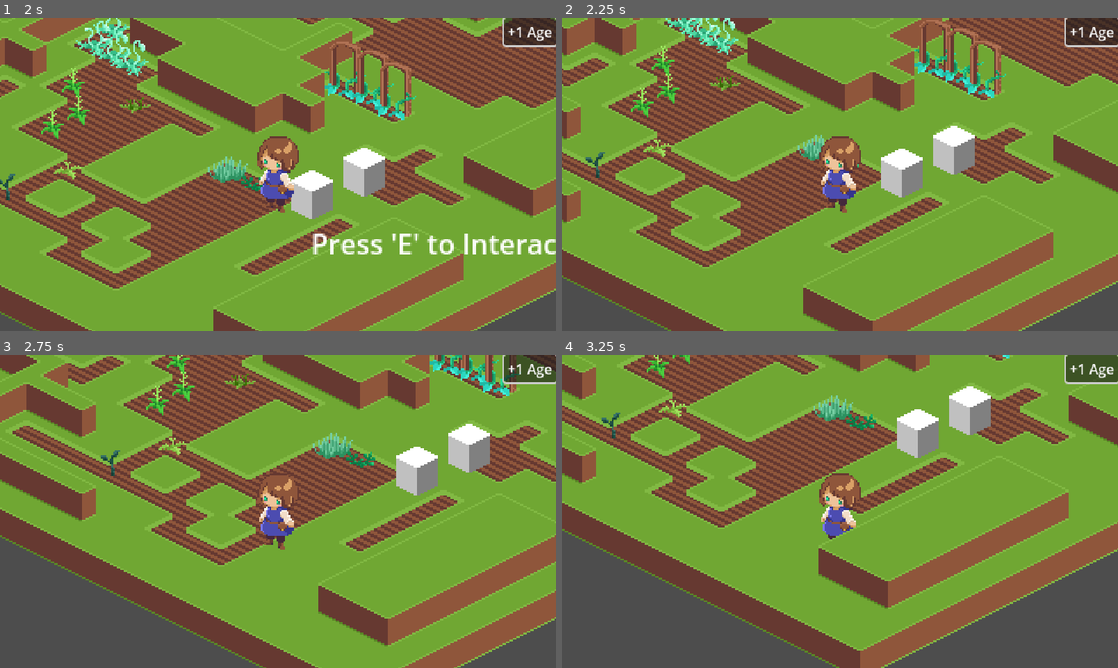
Above: before the commit, frames 1-4 (two rows, left to right).
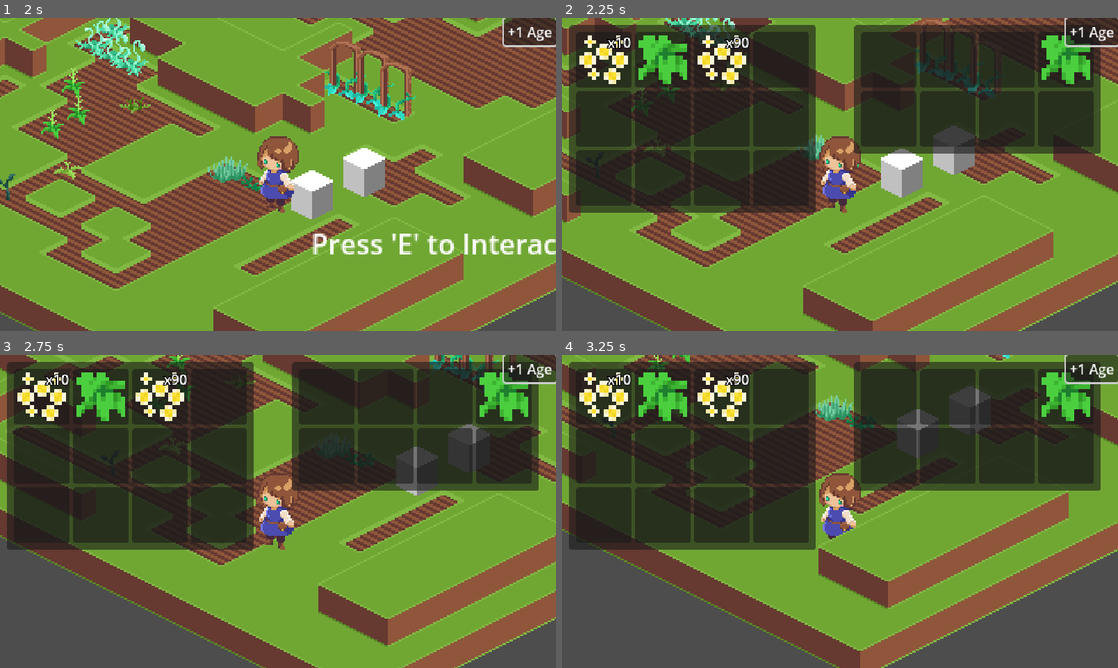
Above: after the commit, the same moments.

Repository: ForrestGD/Isometric_Tile_Project
Game: Godot game, scene res://scenes/main/main.tscn
The game is run twice, just before and just after one commit, with the same random seed, the same clock (stepped at 60 frames per second) and the same inputs. This scene is started directly instead of the project's main scene.
Inputs (mouse positions are in pixels of both pictures, inside the frame that each line leads up to):
- Up to frame 1 (2 s): click "+1 Age" at 0.5 s; tap Enter at 1.25 s; move the mouse to (472, 255) at 1.27 s; hold Right (ui_right) from 1.28 s (still down); hold E (interact) from 1.28 s (still down); click (472, 255) at 1.42 s
- Up to frame 2 (2.25 s): move the mouse to (873, 221) at 2.02 s; release Right (ui_right) at 2.03 s; release E (interact) at 2.03 s; hold Down (ui_down) from 2.03 s (still down); tap E (interact) at 2.1 s; click (873, 221) at 2.17 s
- Up to frame 3 (2.75 s): keep holding Down (ui_down)
- Up to frame 4 (3.25 s): move the mouse to (895, 442) at 2.77 s; release Down (ui_down) at 2.78 s; hold Right (ui_right) from 2.78 s (still down); hold E (interact) from 2.78 s (still down)

Frame 1 is identical in both runs. In frame 2, 45% of the frame differs, in the area x 1-97%, y 2-63%; in frame 3, 45%; in frame 4, 45%.

Commit message:
Functional Inventory interaction and interface

Diff:
--- a/objects/components/interactable_component.gd
+++ b/objects/components/interactable_component.gd
@@ -17,5 +17,5 @@
 	hovered = true
 
 func interact(interactor: Interactor) -> void:
-	interacted.emit(self, interactor)
-	print("interacted with {0}".format([self.name]))
+	interacted.emit(self.get_parent(), interactor)
+	print("interacted with {0}".format([self.get_parent().name]))
--- a/objects/interaction/chest.gd
+++ b/objects/interaction/chest.gd
@@ -1,3 +1,12 @@
 extends StaticBody2D
 
+signal toggle_inventory(external_inventory_owner: Node)
+
 @export var inventory: InventoryData
+@onready var interactable: Interactable = $Interactable
+
+func _ready() -> void:
+	interactable.interacted.connect(_on_interact)
+
+func _on_interact(root: Node, interactor: Interactor) -> void:
+	toggle_inventory.emit(self)
--- a/objects/interaction/chest.tscn
+++ b/objects/interaction/chest.tscn
@@ -1,12 +1,23 @@
-[gd_scene load_steps=3 format=3 uid="uid://dfdg4blv1eos2"]
+[gd_scene load_steps=7 format=3 uid="uid://dfdg4blv1eos2"]
 
 [ext_resource type="Texture2D" uid="uid://b6qqi6olhsap7" path="res://assets/sprites/temp_chest_sprite.png" id="1_704ms"]
+[ext_resource type="Script" uid="uid://ckiklfkr74is8" path="res://objects/interaction/chest.gd" id="1_tu4pn"]
+[ext_resource type="Script" uid="uid://bugq23rwkojvy" path="res://objects/inventory/inventory_data.gd" id="2_3purb"]
 [ext_resource type="Script" uid="uid://d1frgy7jqmo5g" path="res://objects/components/interactable_component.gd" id="2_38hgl"]
+[ext_resource type="Script" uid="uid://0j8otjirtsc5" path="res://objects/inventory/socket_data.gd" id="3_het83"]
 
-[node name="Chest" type="StaticBody2D"]
+[sub_resource type="Resource" id="Resource_krrjs"]
+resource_local_to_scene = true
+script = ExtResource("2_3purb")
+socket_data = Array[ExtResource("3_het83")]([])
+metadata/_custom_type_script = "uid://bugq23rwkojvy"
+
+[node name="Chest" type="StaticBody2D" groups=["external_inventory"]]
 y_sort_enabled = true
 collision_layer = 8
 collision_mask = 8
+script = ExtResource("1_tu4pn")
+inventory = SubResource("Resource_krrjs")
 
 [node name="Sprite2D" type="Sprite2D" parent="."]
 texture = ExtResource("1_704ms")
--- a/objects/inventory/inventory.gd
+++ b/objects/inventory/inventory.gd
@@ -7,6 +7,9 @@
 func set_inventory_data(data: InventoryData) -> void:
 	data.inventory_updated.connect(populate_item_grid)
 	populate_item_grid(data)
+
+func clear_inventory_data(data: InventoryData) -> void:
+	data.inventory_updated.disconnect(populate_item_grid)
 
 func populate_item_grid(data: InventoryData) -> void:
 	for child in item_grid.get_children():
--- a/objects/inventory/inventory_interface.gd
+++ b/objects/inventory/inventory_interface.gd
@@ -2,13 +2,33 @@
 extends Control
 
 var grabbed_socket_data: SocketData
+var external_inventory_owner: Node = null
 
 @onready var player_inventory: PanelContainer = $PlayerInventory
+@onready var external_inventory: PanelContainer = $ExternalInventory
 @onready var grabbed_socket: PanelContainer = $GrabbedSocket
 
 func set_player_inventory_data(inventory_data: InventoryData) -> void:
 	inventory_data.inventory_interact.connect(on_inventory_interact)
 	player_inventory.set_inventory_data(inventory_data)
+
+func set_external_inventory(_external_inventory_owner) -> void:
+	external_inventory_owner = _external_inventory_owner
+
+	var external_inventory_data = external_inventory_owner.inventory
+	external_inventory_data.inventory_interact.connect(on_inventory_interact)
+	external_inventory.set_inventory_data(external_inventory_data)
+
+	external_inventory.show()
+
+func clear_external_inventory() -> void:
+	if external_inventory_owner:
+		var external_inventory_data = external_inventory_owner.inventory
+		external_inventory_data.inventory_interact.disconnect(on_inventory_interact)
+		external_inventory.clear_inventory_data(external_inventory_data)
+
+		external_inventory.hide()
+		external_inventory_owner = null
 
 func _physics_process(delta: float) -> void:
 	if grabbed_socket.visible:
--- a/scenes/main/main.gd
+++ b/scenes/main/main.gd
@@ -7,10 +7,17 @@
 func _ready() -> void:
 	player_character.toggle_inventory.connect(toggle_inventory_interface)
 	inventory_interface.set_player_inventory_data(player_character.inventory)
+	for node in get_tree().get_nodes_in_group("external_inventory"):
+		node.toggle_inventory.connect(toggle_inventory_interface)
 
-func toggle_inventory_interface() -> void:
+func toggle_inventory_interface(external_inventory_owner = null) -> void:
 	inventory_interface.visible = not inventory_interface.visible
 	if inventory_interface.visible:
 		Input.mouse_mode = Input.MOUSE_MODE_VISIBLE
 	else:
 		Input.mouse_mode = Input.MOUSE_MODE_CAPTURED
+
+	if external_inventory_owner and inventory_interface.visible:
+		inventory_interface.set_external_inventory(external_inventory_owner)
+	else:
+		inventory_interface.clear_external_inventory()
--- a/scenes/main/main.tscn
+++ b/scenes/main/main.tscn
@@ -23,6 +23,34 @@
 [ext_resource type="PackedScene" uid="uid://wrbffdbi8him" path="res://objects/plants/valerian.tscn" id="18_p8abn"]
 [ext_resource type="PackedScene" uid="uid://dui4f1k7yuhkd" path="res://objects/plants/chamomile.tscn" id="20_r4lks"]
 [ext_resource type="PackedScene" uid="uid://dfdg4blv1eos2" path="res://objects/interaction/chest.tscn" id="23_p8abn"]
+[ext_resource type="Script" uid="uid://bugq23rwkojvy" path="res://objects/inventory/inventory_data.gd" id="24_0bhws"]
+[ext_resource type="Script" uid="uid://0j8otjirtsc5" path="res://objects/inventory/socket_data.gd" id="25_62atk"]
+[ext_resource type="Resource" uid="uid://cfprops2b2sjy" path="res://objects/item/items/chamomile.tres" id="26_i7in8"]
+[ext_resource type="Resource" uid="uid://cfcef1qvr3ay" path="res://objects/item/items/foxglove.tres" id="27_gkmcc"]
+
+[sub_resource type="Resource" id="Resource_7nlll"]
+script = ExtResource("25_62atk")
+item = ExtResource("26_i7in8")
+quantity = 5
+metadata/_custom_type_script = "uid://0j8otjirtsc5"
+
+[sub_resource type="Resource" id="Resource_ii537"]
+resource_local_to_scene = true
+script = ExtResource("24_0bhws")
+socket_data = Array[ExtResource("25_62atk")]([SubResource("Resource_7nlll"), null, null, null, null, null, null, null])
+metadata/_custom_type_script = "uid://bugq23rwkojvy"
+
+[sub_resource type="Resource" id="Resource_rofvo"]
+script = ExtResource("25_62atk")
+item = ExtResource("27_gkmcc")
+quantity = 1
+metadata/_custom_type_script = "uid://0j8otjirtsc5"
+
+[sub_resource type="Resource" id="Resource_tbnf8"]
+resource_local_to_scene = true
+script = ExtResource("24_0bhws")
+socket_data = Array[ExtResource("25_62atk")]([null, null, null, SubResource("Resource_rofvo"), null, null, null, null])
+metadata/_custom_type_script = "uid://bugq23rwkojvy"
 
 [node name="Main" type="Node2D"]
 y_sort_enabled = true
@@ -69,6 +97,14 @@
 offset_left = 8.0
 offset_top = 8.0
 offset_right = 24.0
+offset_bottom = 24.0
+
+[node name="ExternalInventory" parent="UI/InventoryInterface" instance=ExtResource("4_necax")]
+visible = false
+layout_mode = 0
+offset_left = 336.0
+offset_top = 8.0
+offset_right = 352.0
 offset_bottom = 24.0
 
 [node name="GrabbedSocket" parent="UI/InventoryInterface" instance=ExtResource("6_m4h2d")]
@@ -126,6 +162,8 @@
 
 [node name="Chest" parent="." instance=ExtResource("23_p8abn")]
 position = Vector2(63, 42)
+inventory = SubResource("Resource_ii537")
 
 [node name="Chest2" parent="." instance=ExtResource("23_p8abn")]
 position = Vector2(33, 55)
+inventory = SubResource("Resource_tbnf8")
Not shown: 1 places in scenes/main/main.tscn that only renumber resources
